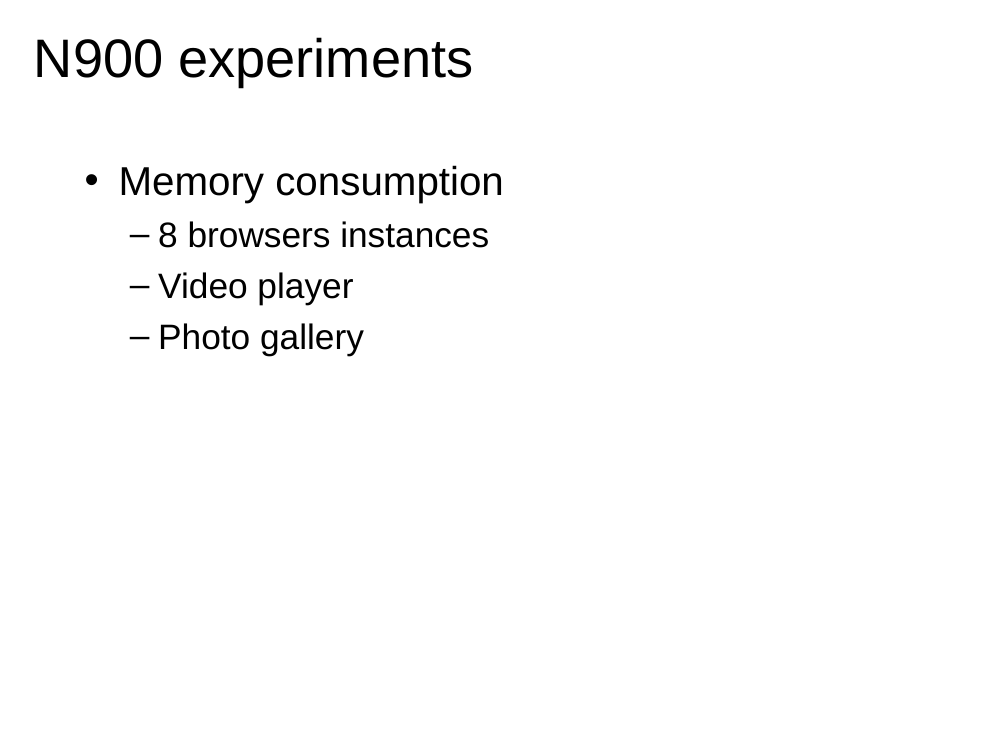
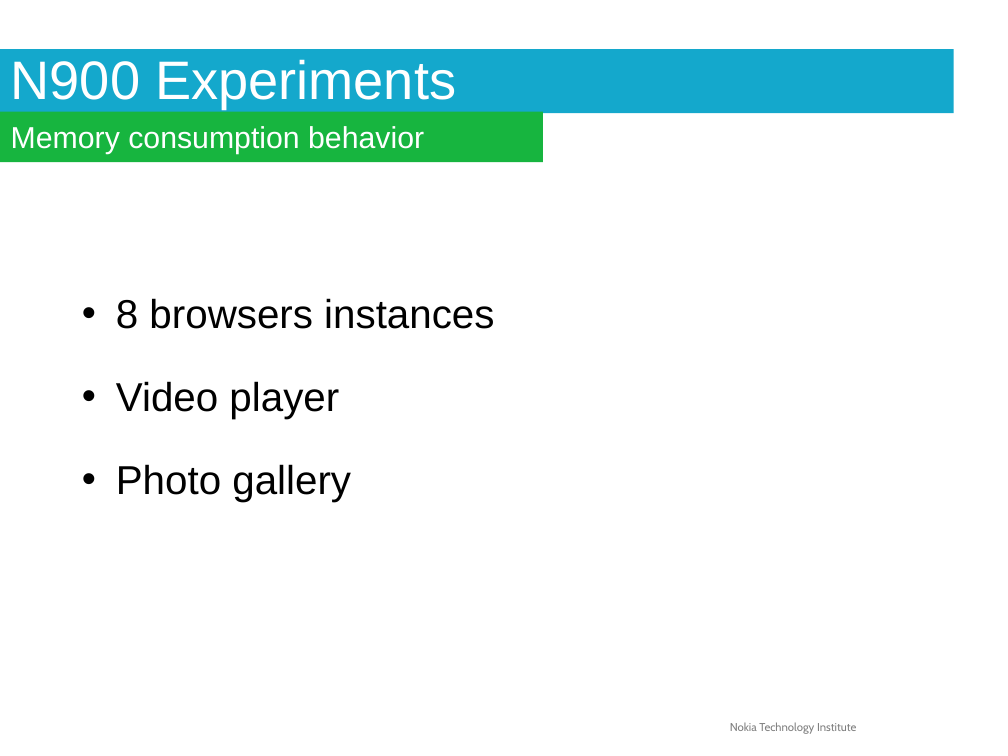
Before and after one commit to briglia/LinuxCon2011, a slide deck: slide 25 of linuxcon2011.odp (slide 24 before the commit). Drawn at 1008x756 pixels with LibreOffice and Linux fonts; fonts in the diff are those of the drawing; background and template pictures are left out. Boxes give left, top, right and bottom in pixels: in the first picture for what was removed or moved away, otherwise in the second. Text is boxed around its words. In the diff, an @@ line names an element or a change of style, - is before the commit and + after.

```diff
--- a/linuxcon2011.odp
+++ b/linuxcon2011.odp
@@ title "N900 Experiments" resized from (x1=34, y1=37, x2=473, y2=87) to (x1=0, y1=49, x2=954, y2=113) @@
@@ title "N900 Experiments" at (x1=0, y1=49, x2=954, y2=113): fill none to #14A8CC @@
@@ title at (x1=11, y1=59, x2=456, y2=109): text changed; text colour #000000 to #FFFFFF @@
-N900 experiments
+N900 Experiments
@@ rectangle added at (x1=0, y1=112, x2=543, y2=162), fill #17B53F, 24 pt, text #FFFFFF @@
+Memory consumption behavior
@@ text at (x1=119, y1=165, x2=504, y2=203): paragraph removed @@
-• Memory consumption
@@ text "8 browsers instances" moved from (x1=119, y1=165, x2=504, y2=356) to (x1=116, y1=298, x2=494, y2=502) @@
@@ text "8 browsers instances" at (x1=116, y1=298, x2=494, y2=502): size 28 to 32 pt; bullet – to •; list level 2 to 1 in "8 browsers instances"; line spacing 1 to 1.5; list level 2 to 1 in "Video player"; list level 2 to 1 in "Photo gallery" @@
@@ text added at (x1=730, y1=722, x2=856, y2=734), 9 pt, text #7F7F7F @@
+Nokia Technology Institute
```
Also in this commit, not shown: 30 other slides changed, 1 slide added.
